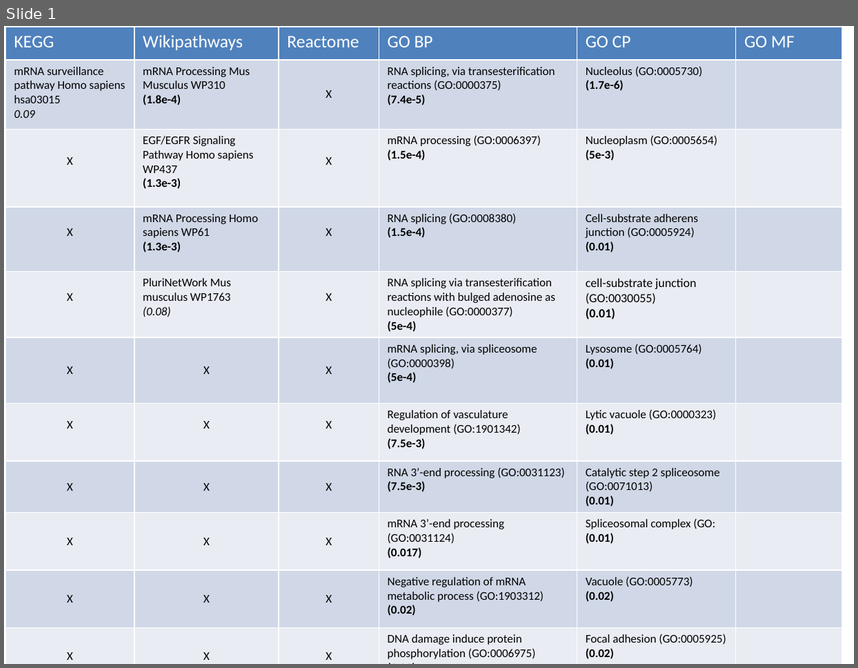
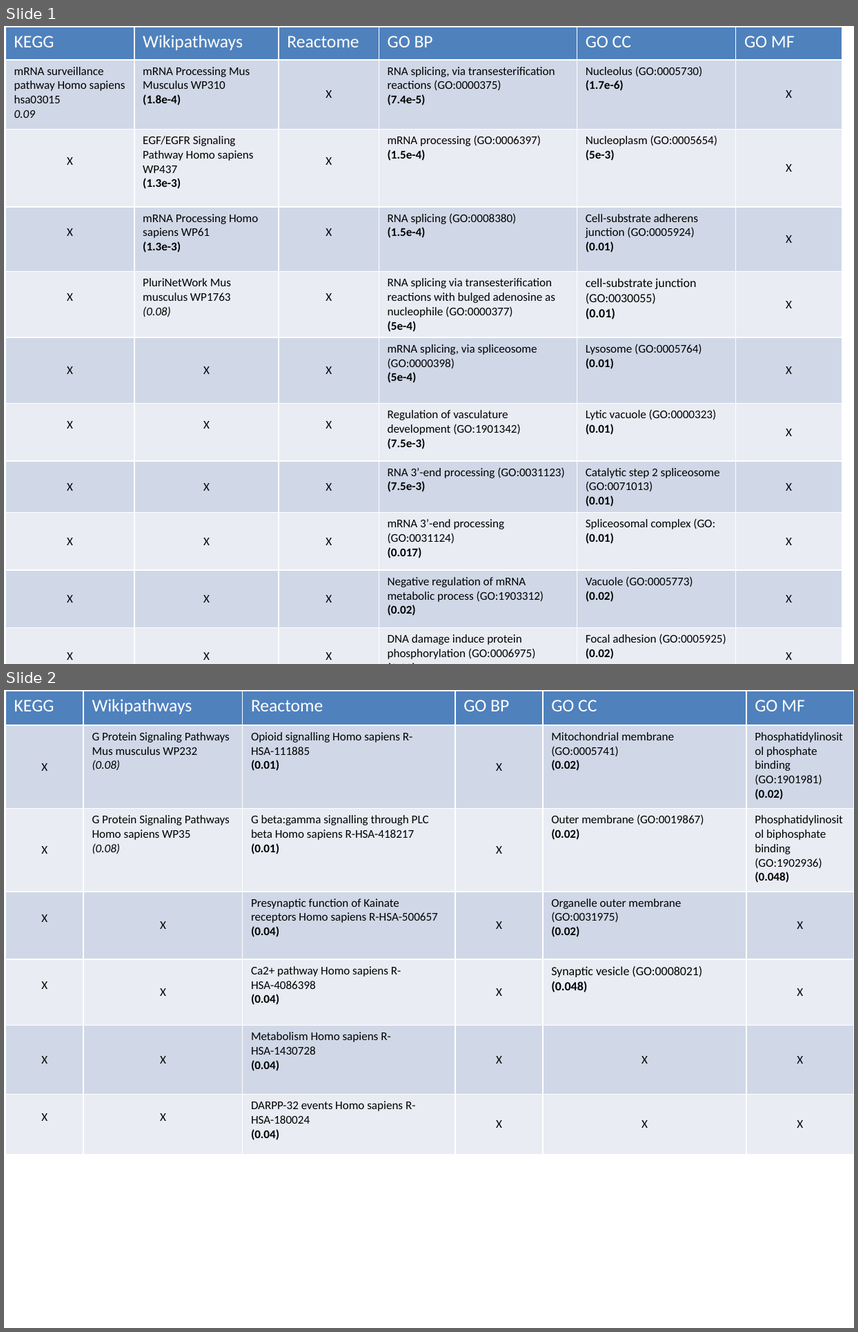
Before and after one commit to AnalytiClaire/TDP-43_Code, a slide deck: Results/GeneExpression/FoldChangeResults/Results.pptx. Shown one above the other, each under a label of ours: slide 1 before the commit, slides 1 and 2 after it. The pictures are 858x668 and 858x1332 pixels, drawn with LibreOffice and Linux fonts; fonts in the diff are those of the drawing. Boxes give left, top, right and bottom in pixels: in the first picture for what was removed or moved away, otherwise in the second. Text is boxed around its words. In the diff, an @@ line names an element or a change of style, - is before the commit and + after.

```diff
--- a/Results/GeneExpression/FoldChangeResults/Results.pptx
+++ b/Results/GeneExpression/FoldChangeResults/Results.pptx
@@ slide 2 added at box(4, 690, 854, 1328), background #FFFFFF @@
@@ table added at box(5, 691, 854, 1154), 7 rows, 6 columns @@
+KEGG | Wikipathways | Reactome | GO BP | GO CC | GO MF
+X | G Protein Signaling Pathways Mus musculus WP232 / (0.08) | Opioid signalling Homo sapiens R-HSA-111885 / (0.01) | X | Mitochondrial membrane (GO:0005741) / (0.02) | Phosphatidylinositol phosphate binding (GO:1901981) / (0.02)
+X | G Protein Signaling Pathways Homo sapiens WP35 / (0.08) | G beta:gamma signalling through PLC beta Homo sapiens R-HSA-418217 / (0.01) | X | Outer membrane (GO:0019867) / (0.02) | Phosphatidylinositol biphosphate binding (GO:1902936) / (0.048)
+X | X | Presynaptic function of Kainate receptors Homo sapiens R-HSA-500657 / (0.04) | X | Organelle outer membrane (GO:0031975) / (0.02) | X
+X | X | Ca2+ pathway Homo sapiens R-HSA-4086398 / (0.04) | X | Synaptic vesicle (GO:0008021) / (0.048) | X
+X | X | Metabolism Homo sapiens R-HSA-1430728 / (0.04) | X | X | X
+X | X | DARPP-32 events Homo sapiens R-HSA-180024 / (0.04) | X | X | X
@@ slide 1 changed as well @@
@@ table at box(5, 27, 842, 664) @@
-row 1, column 5: GO CP
+row 1, column 5: GO CC
-row 2, column 6: 
+row 2, column 6: X
-row 3, column 6: 
+row 3, column 6: X
-row 4, column 6: 
+row 4, column 6: X
-row 5, column 6: 
+row 5, column 6: X
-row 6, column 6: 
+row 6, column 6: X
-row 7, column 6: 
+row 7, column 6: X
-row 8, column 6: 
+row 8, column 6: X
-row 9, column 6: 
+row 9, column 6: X
-row 10, column 6: 
+row 10, column 6: X
-row 11, column 6: 
+row 11, column 6: X
```
Also in this commit, not shown: 1 other slide added, 5 other files.
